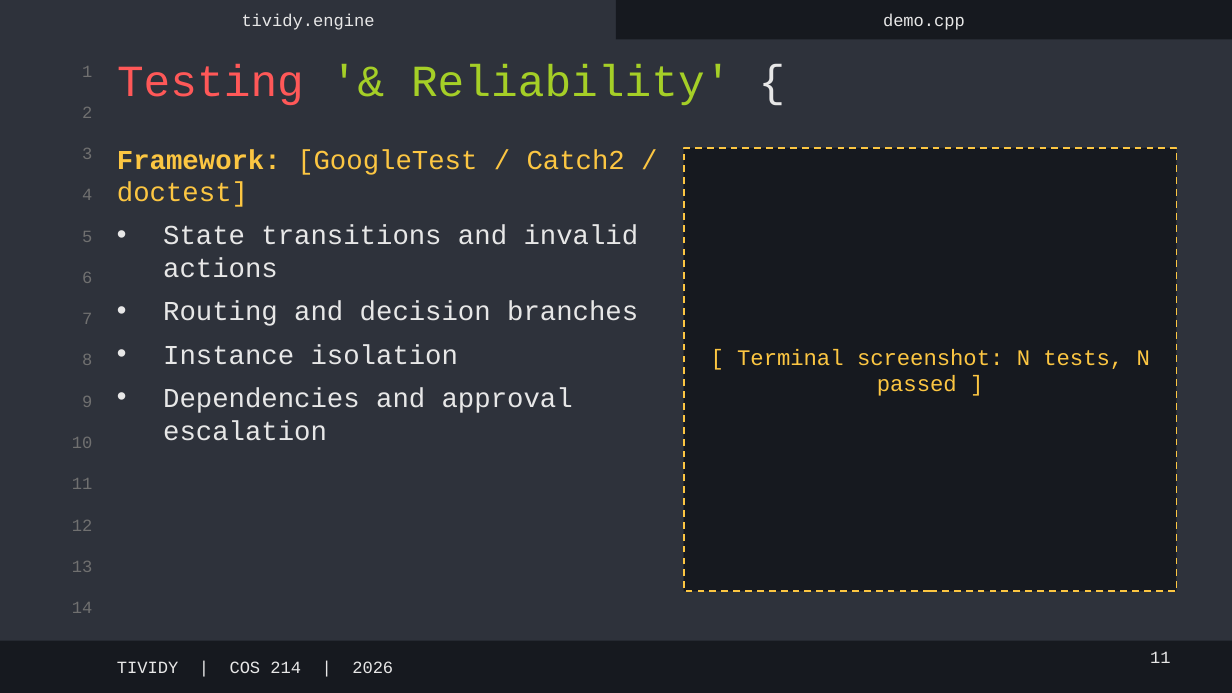
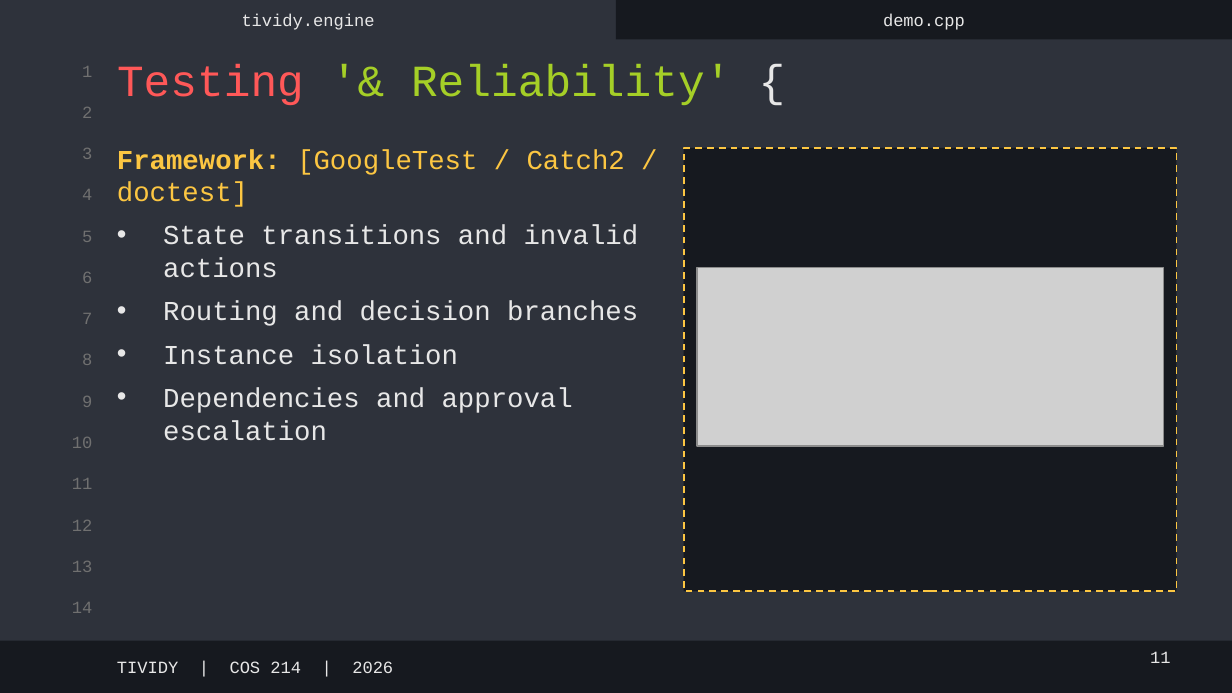
Before and after one commit to Chloe-Larsen/COS214-Project, a slide deck: slide 11 of docs/TIVIDY-Demo.pptx. Drawn at 1232x693 pixels with LibreOffice and Linux fonts; fonts in the diff are those of the drawing; grey boxes stand for pictures. Boxes give left, top, right and bottom in pixels: in the first picture for what was removed or moved away, otherwise in the second. Text is boxed around its words. In the diff, an @@ line names an element or a change of style, - is before the commit and + after.

```diff
--- a/docs/TIVIDY-Demo.pptx
+++ b/docs/TIVIDY-Demo.pptx
@@ picture added at [697,267,1164,446] @@
@@ text in rectangle at [737,349,1150,396]: text removed @@
-[ Terminal screenshot: N tests, N passed ]
```
Also in this commit, not shown: 2 other slides changed, 1 other file.
